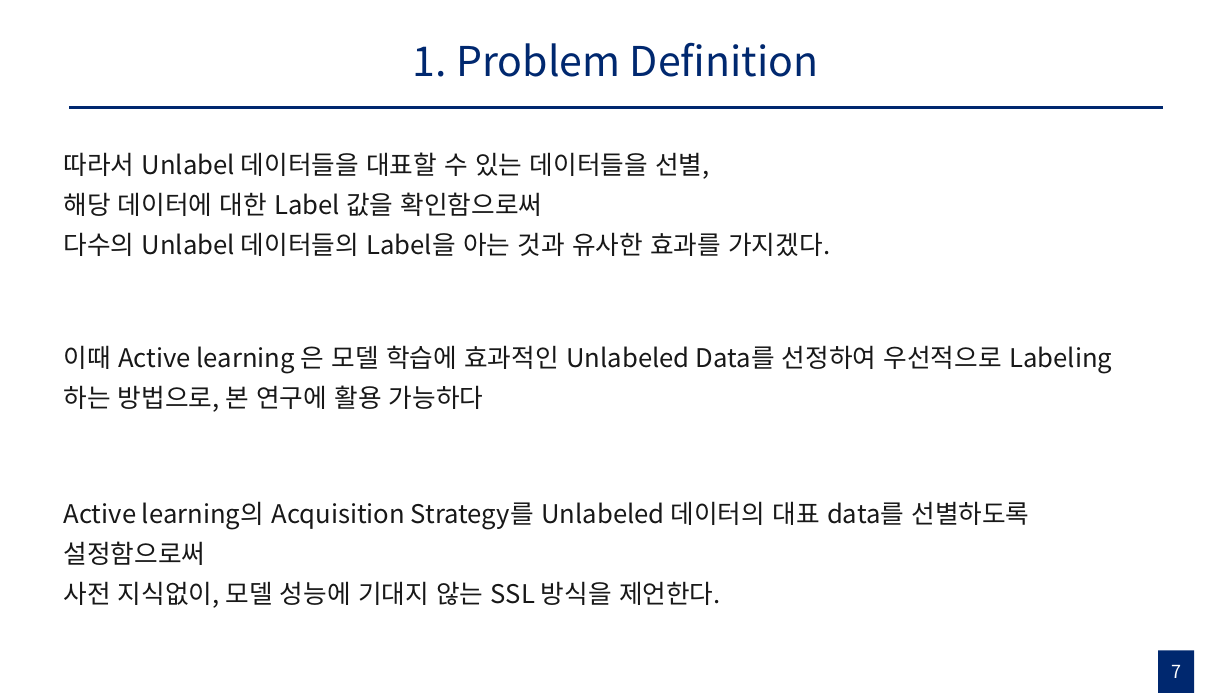
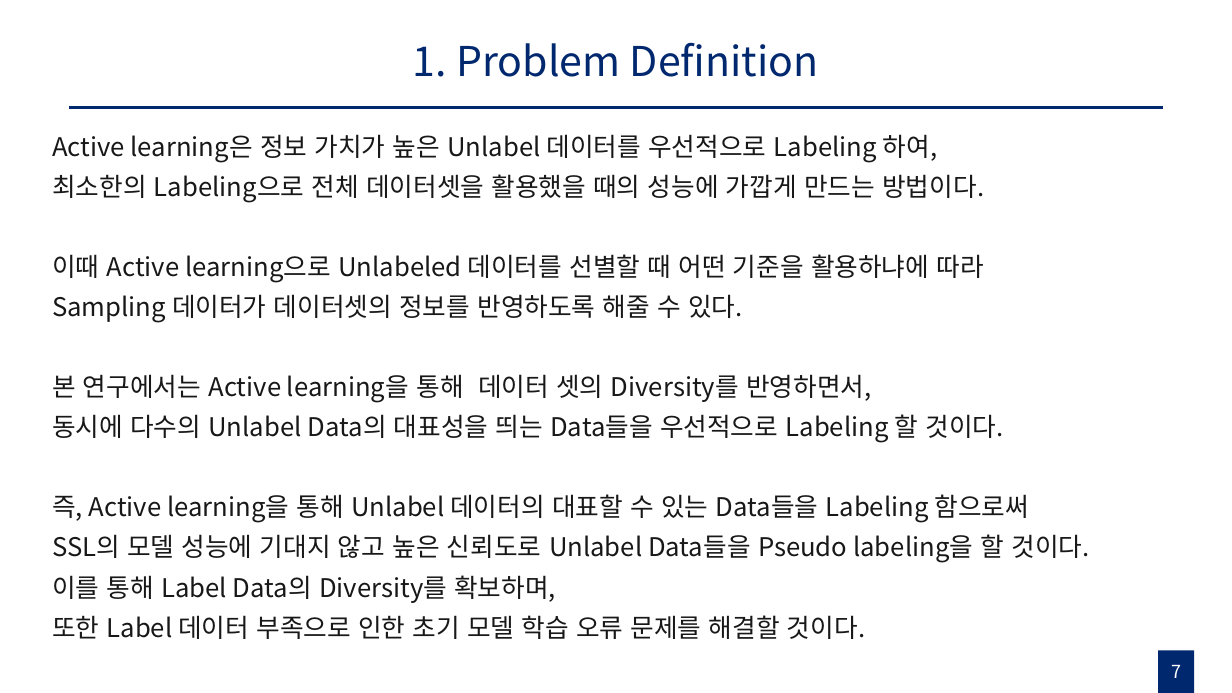
Before and after one commit to gusrn0505/TIL, a slide deck: slide 7 of Pseudo labeling with Coreset 초안.pptx. Drawn at 1232x693 pixels with LibreOffice and Linux fonts; fonts in the diff are those of the drawing. Boxes give left, top, right and bottom in pixels: in the first picture for what was removed or moved away, otherwise in the second. Text is boxed around its words. In the diff, an @@ line names an element or a change of style, - is before the commit and + after.

```diff
--- a/Pseudo labeling with Coreset 초안.pptx
+++ b/Pseudo labeling with Coreset 초안.pptx
@@ text at bbox=[52, 134, 1089, 639]: text changed @@
-이때 Active learning 은 모델 학습에 효과적인 Unlabeled Data를 선정하여 우선적으로 Labeling 하는 방법으로, 본 연구에 활용 가능하다
+Active learning은 정보 가치가 높은 Unlabel 데이터를 우선적으로 Labeling 하여,
+최소한의 Labeling으로 전체 데이터셋을 활용했을 때의 성능에 가깝게 만드는 방법이다.
+이때 Active learning으로 Unlabeled 데이터를 선별할 때 어떤 기준을 활용하냐에 따라
+Sampling 데이터가 데이터셋의 정보를 반영하도록 해줄 수 있다.
+본 연구에서는 Active learning을 통해 데이터 셋의 Diversity를 반영하면서,
+동시에 다수의 Unlabel Data의 대표성을 띄는 Data들을 우선적으로 Labeling 할 것이다.
+즉, Active learning을 통해 Unlabel 데이터의 대표할 수 있는 Data들을 Labeling 함으로써
+SSL의 모델 성능에 기대지 않고 높은 신뢰도로 Unlabel Data들을 Pseudo labeling을 할 것이다.
+이를 통해 Label Data의 Diversity를 확보하며,
+또한 Label 데이터 부족으로 인한 초기 모델 학습 오류 문제를 해결할 것이다.
@@ text removed at bbox=[63, 152, 830, 256] @@
-따라서 Unlabel 데이터들을 대표할 수 있는 데이터들을 선별,
-해당 데이터에 대한 Label 값을 확인함으로써
-다수의 Unlabel 데이터들의 Label을 아는 것과 유사한 효과를 가지겠다.
@@ text removed at bbox=[63, 501, 1029, 608] @@
-Active learning의 Acquisition Strategy를 Unlabeled 데이터의 대표 data를 선별하도록 설정함으로써
-사전 지식없이, 모델 성능에 기대지 않는 SSL 방식을 제언한다.
```
Also in this commit, not shown: 9 other slides changed, 18 slides added, 11 slides removed, 4 other files.
